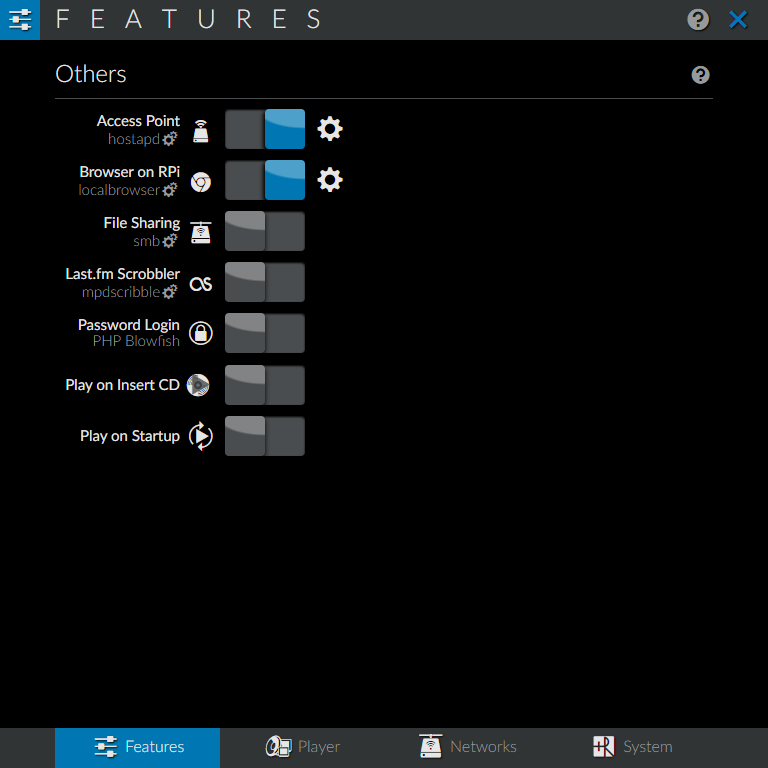
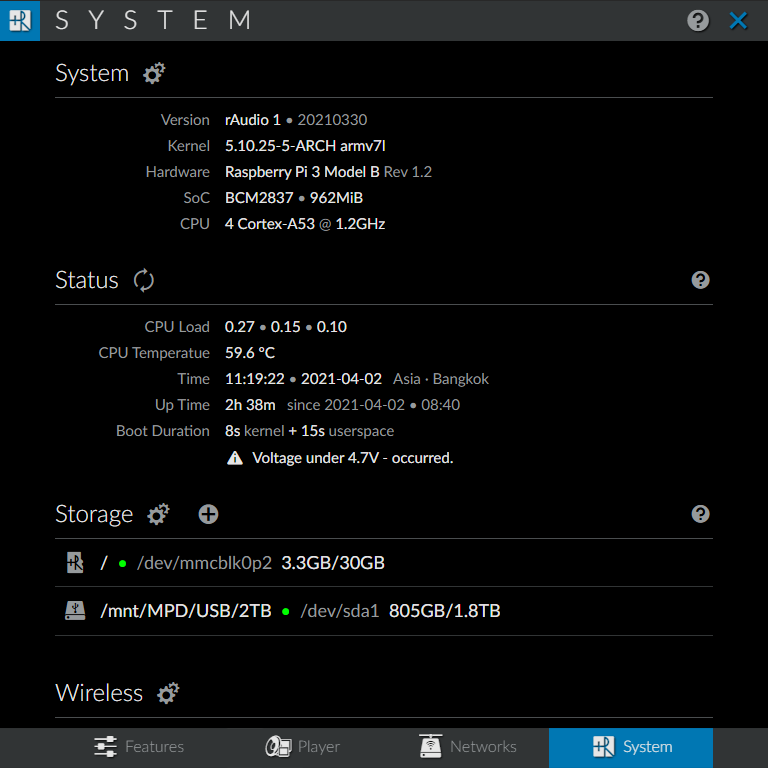
The second 768 × 768 image is a revision of the first. Changes to its layers:
showed "system" over left=55, top=728, right=713, bottom=768
hid "featuresB" over left=55, top=728, right=713, bottom=768
showed "system1", painted on it over left=0, top=0, right=768, bottom=768
painted on "features2" over left=66, top=365, right=305, bottom=456
